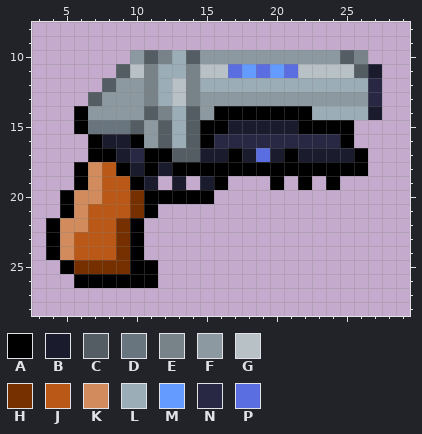
Pixel-art sprite -- Resources/Textures/Objects/Weapons/Guns/Battery/dl88energyrevolver.rsi/icon.png. That is the earlier state.
The file is 32x32 pixels. Shown: x 3..29, y 8..28.
Palette (. is transparent): A #000000  B #1b1b2e  C #535d63  D #68757e  E #788389  F #8c99a0  G #b8c1c6  H #763000  J #ba5917  K #d18b5c  L #9badb7  M #639bff  N #282845  P #5b6ee1
Pixels before, first column x 4:
10 ......FCELCFFFFFFFFFFCE.
11 .....CGELLEGGPMPMPGGGGCB
12 ....CFFELGELLLLLLLLLLLLN
13 ...CFFFELGEFFFFFFFFFFFFN
14 ..AFFFFCELCFAAAAAAALLLLB
15 ..ADDDCFCLCAABBBBBAAAA..
16 ...ABBAFCLCANNNNNNNNNA..
17 ...AABNAACCBBABPBABBBBA.
18 ..AKJABABAAAAAAAAAAAAAA.
19 ..AKJJAB.B.BA...A.A.A...
20 .AKKJJHAAAAA............
21 .AKJJJHA................
22 AKKJJHA.................
23 AKJJJHA.................
24 AKJJJHA.................
25 .AHHHHAA................
26 ..AAAAAA................
Once edited:
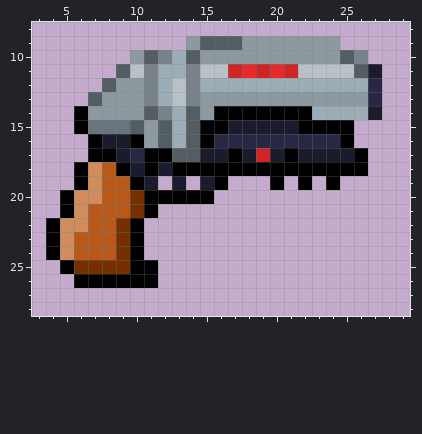
Diff:
{"colour":"M","old":"#639bff","new":"#e82929"}
{"colour":"P","old":"#5b6ee1","new":"#d12525"}
{"y":9,"x":14,"old":"...........","new":"FCCCFFFFFFF"}
